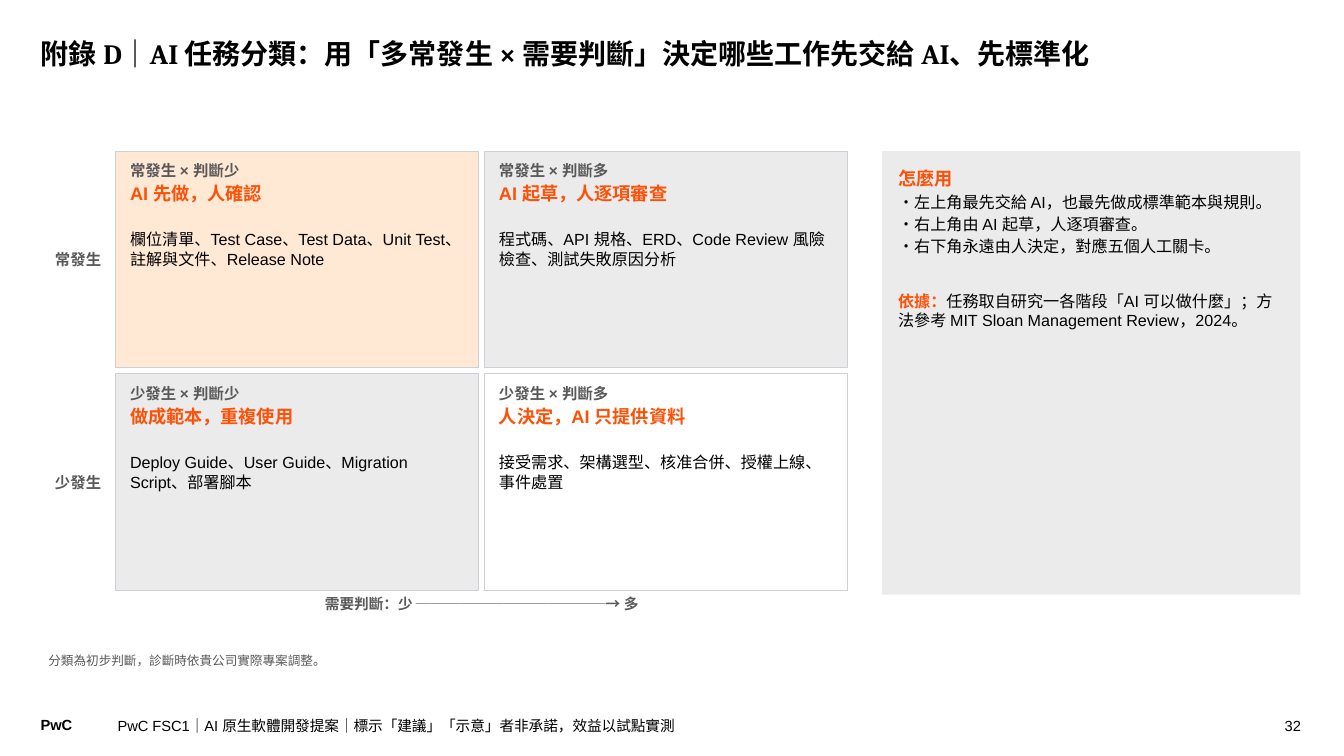
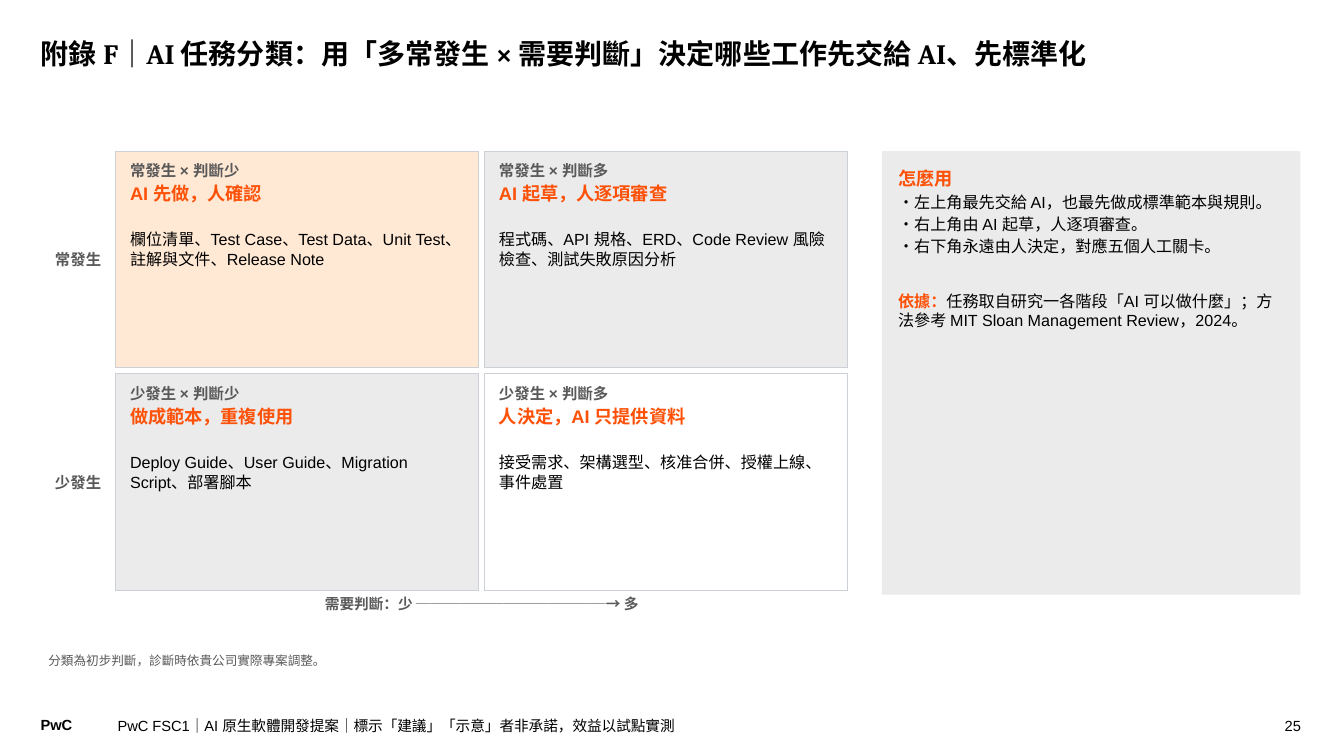
Before and after one commit to Robshao/PwC_FSC1, a slide deck: slide 25 of research/ai-native-sdlc/AI原生軟體開發_合夥人提案簡報.pptx (slide 32 before the commit). Drawn at 1344x756 pixels with LibreOffice and Linux fonts; fonts in the diff are those of the drawing. Boxes give left, top, right and bottom in pixels: in the first picture for what was removed or moved away, otherwise in the second. Text is boxed around its words. In the diff, an @@ line names an element or a change of style, - is before the commit and + after.

```diff
--- a/research/ai-native-sdlc/AI原生軟體開發_合夥人提案簡報.pptx
+++ b/research/ai-native-sdlc/AI原生軟體開發_合夥人提案簡報.pptx
@@ title at [41,39,1087,68]: text changed @@
-附錄 D｜AI 任務分類：用「多常發生 × 需要判斷」決定哪些工作先交給 AI、先標準化
+附錄 F｜AI 任務分類：用「多常發生 × 需要判斷」決定哪些工作先交給 AI、先標準化
@@ page number at [1285,720,1301,731]: text changed @@
-32
+25
```
Also in this commit, not shown: 15 other slides changed, 5 slides added, 12 slides removed, 4 other files.
